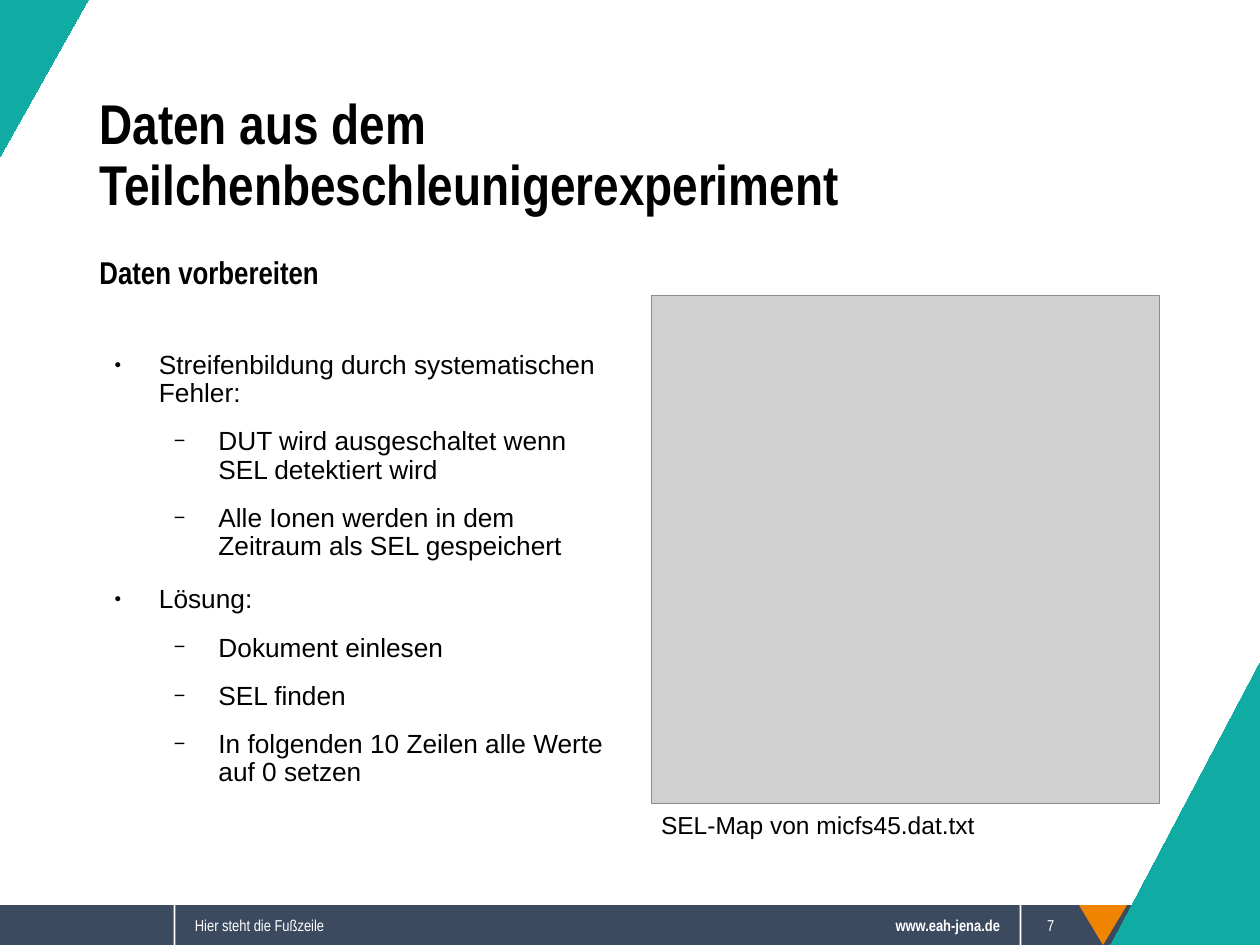
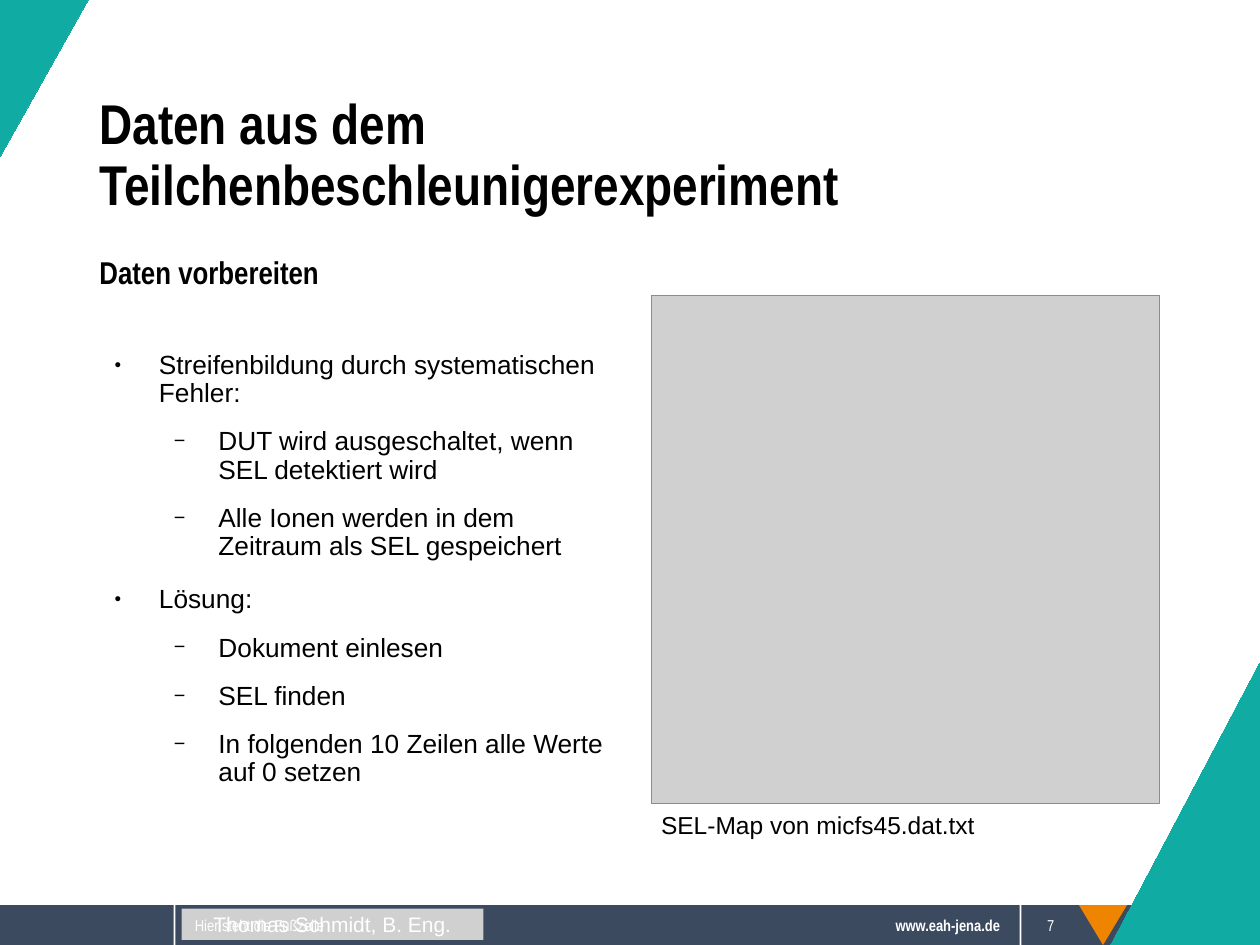
Before and after one commit to Sappy5053/Komplexpraktikum, a slide deck: slide 7 of Präsentation.odp. Drawn at 1260x945 pixels with LibreOffice and Linux fonts; fonts in the diff are those of the drawing; grey boxes stand for pictures; background and template pictures are left out. Boxes give left, top, right and bottom in pixels: in the first picture for what was removed or moved away, otherwise in the second. Text is boxed around its words. In the diff, an @@ line names an element or a change of style, - is before the commit and + after.

```diff
--- a/Präsentation.odp
+++ b/Präsentation.odp
@@ text at box(218, 431, 574, 480): text changed @@
-  − DUT wird ausgeschaltet wenn SEL detektiert wird
+  − DUT wird ausgeschaltet, wenn SEL detektiert wird
@@ picture added at box(181, 908, 484, 940), 12 pt, text #FFFFFF @@
+Thomas Schmidt, B. Eng.
```
Also in this commit, not shown: 15 other slides changed, 1 other file.
